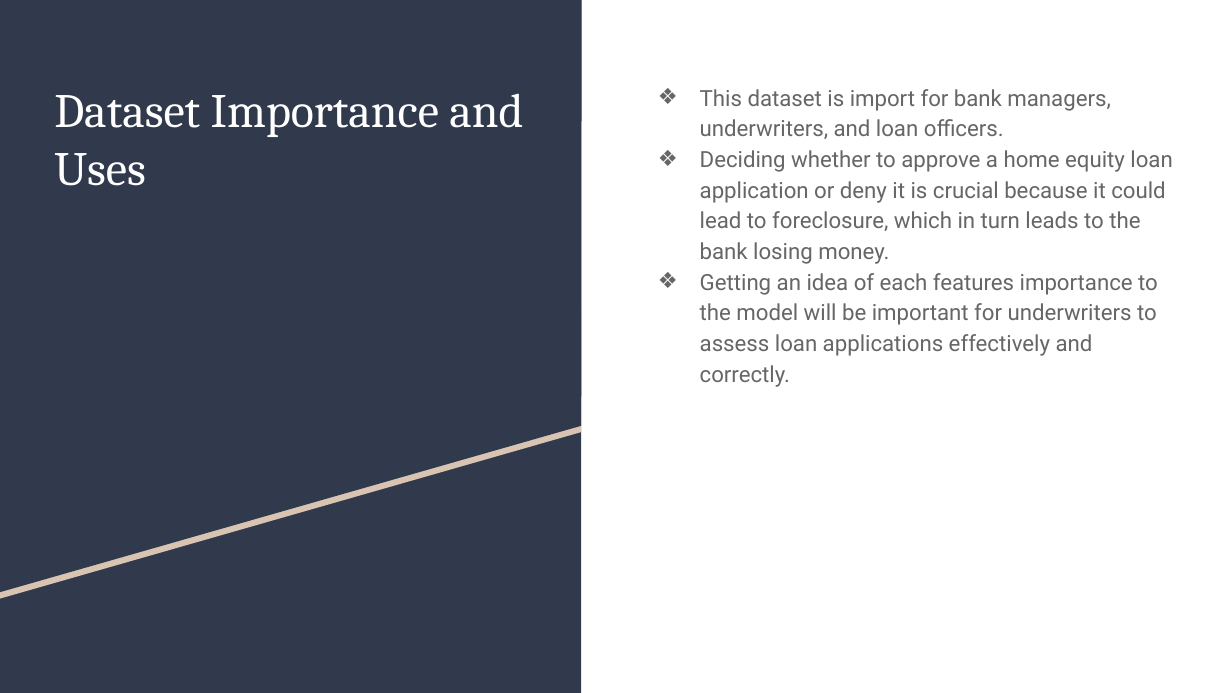
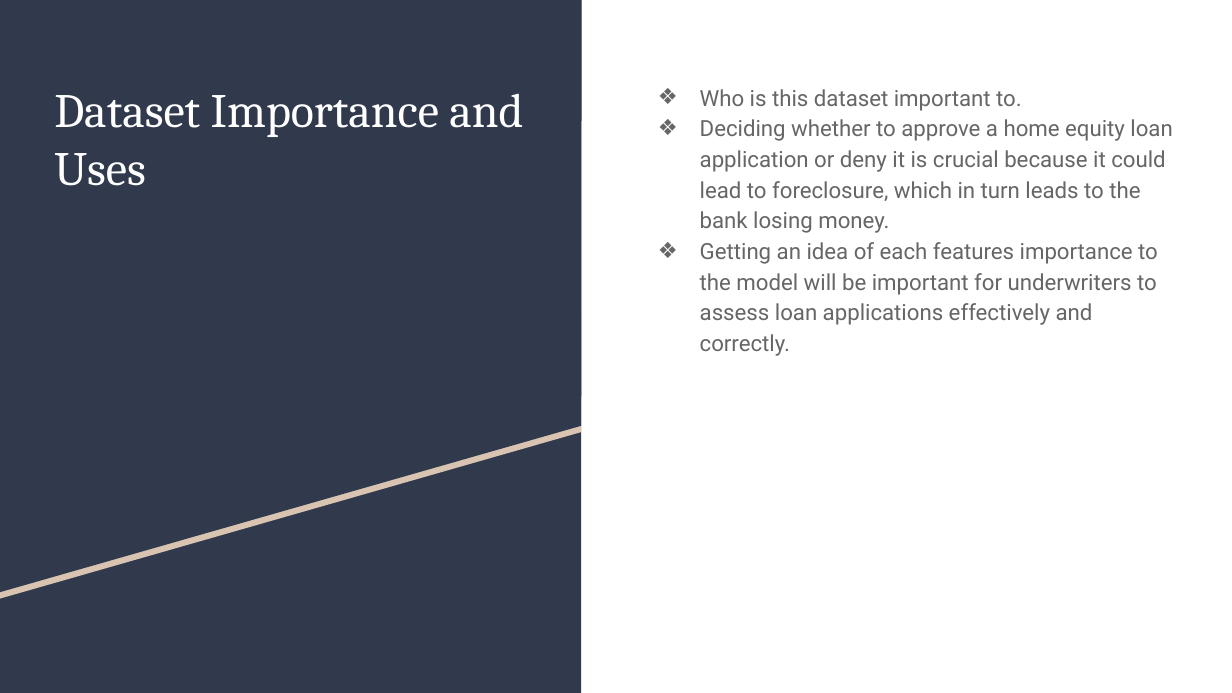
Before and after one commit to jake052799/ThinkfulProjectsAssessmentsandData, a slide deck: slide 3 of Capstone Folder/HMEQCapstone2/HomeEquityDefaultPrediction.pptx. Drawn at 1232x693 pixels with LibreOffice and Linux fonts; fonts in the diff are those of the drawing. Boxes give left, top, right and bottom in pixels: in the first picture for what was removed or moved away, otherwise in the second. Text is boxed around its words. In the diff, an @@ line names an element or a change of style, - is before the commit and + after.

```diff
--- a/Capstone Folder/HMEQCapstone2/HomeEquityDefaultPrediction.pptx
+++ b/Capstone Folder/HMEQCapstone2/HomeEquityDefaultPrediction.pptx
@@ text at (700,89,1022,111): text changed @@
-❖ This dataset is import for bank managers, underwriters, and loan officers.
+❖ Who is this dataset important to.
```
Also in this commit, not shown: 4 other slides changed, 1 slide added.
